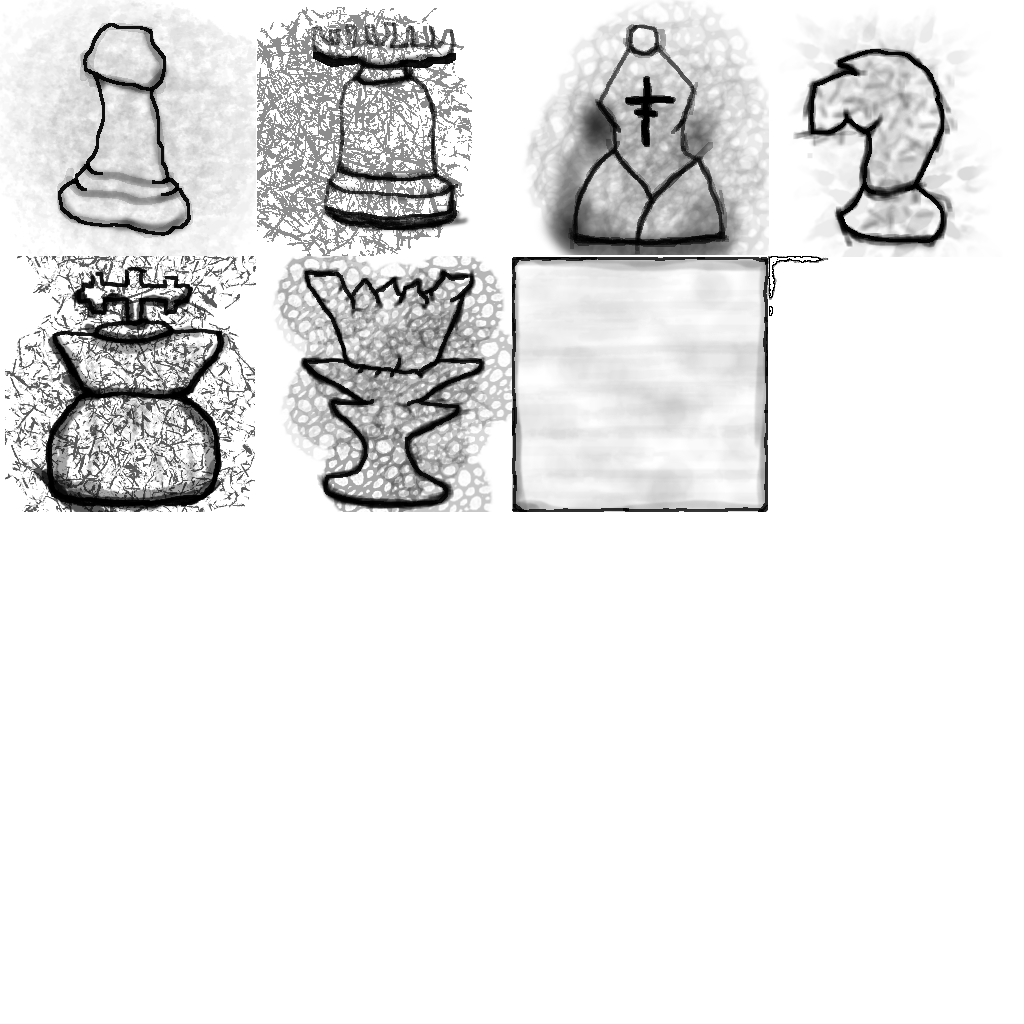
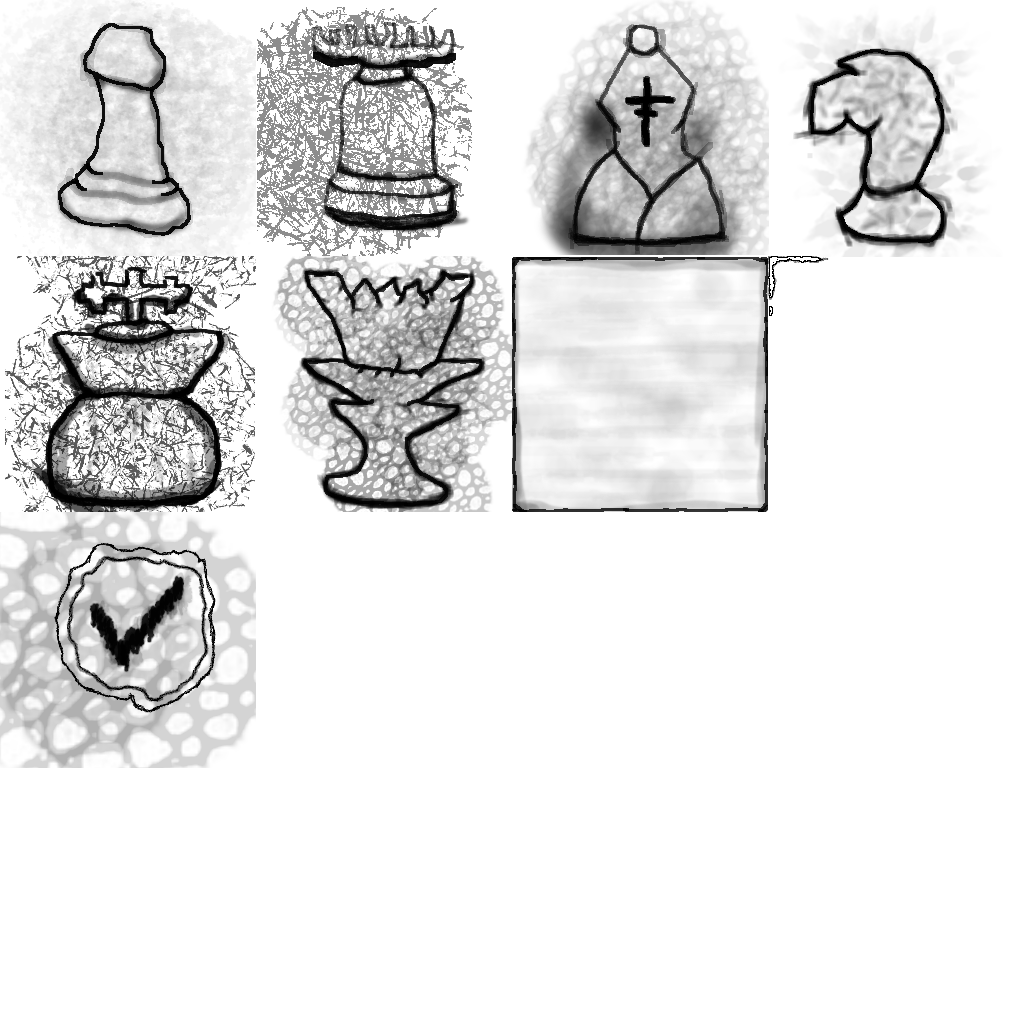
Layers edited between the first and the second 1024x1024 image:
painted on "Contour" over [88, 571, 194, 673]
painted on "Base #1" over [0, 512, 256, 768]
painted on "Base" over [54, 542, 216, 713]
